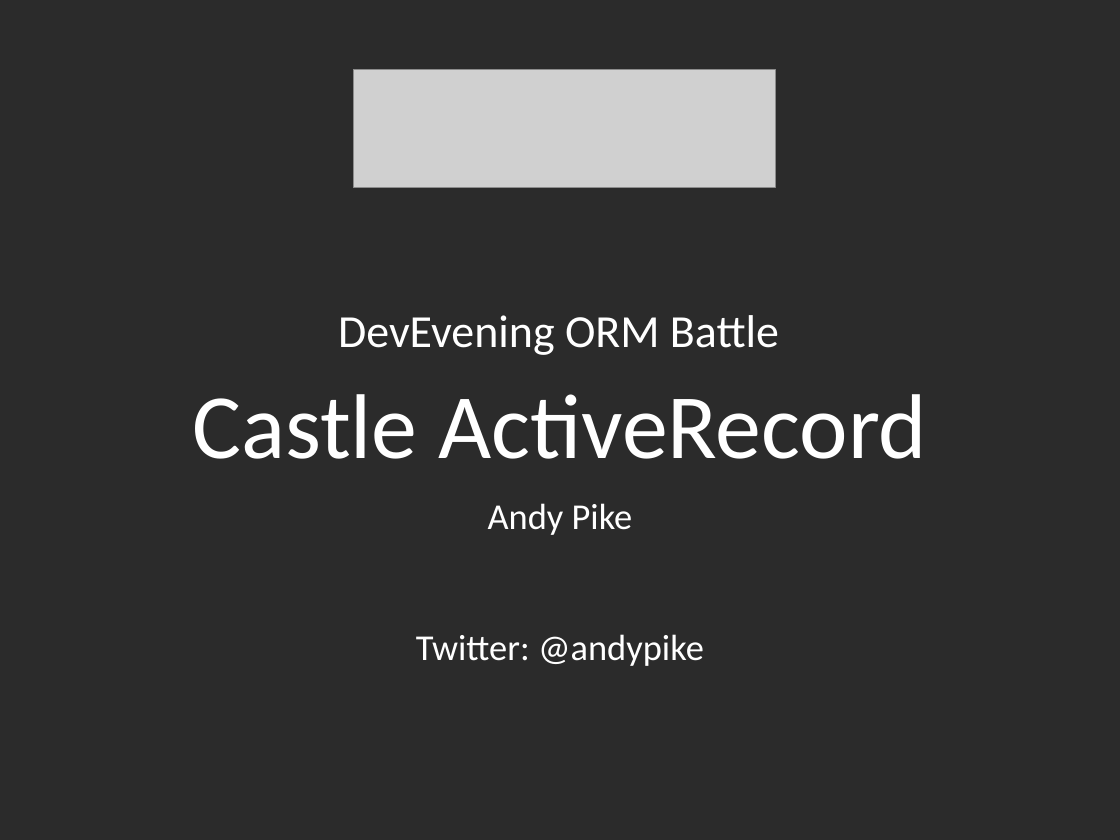
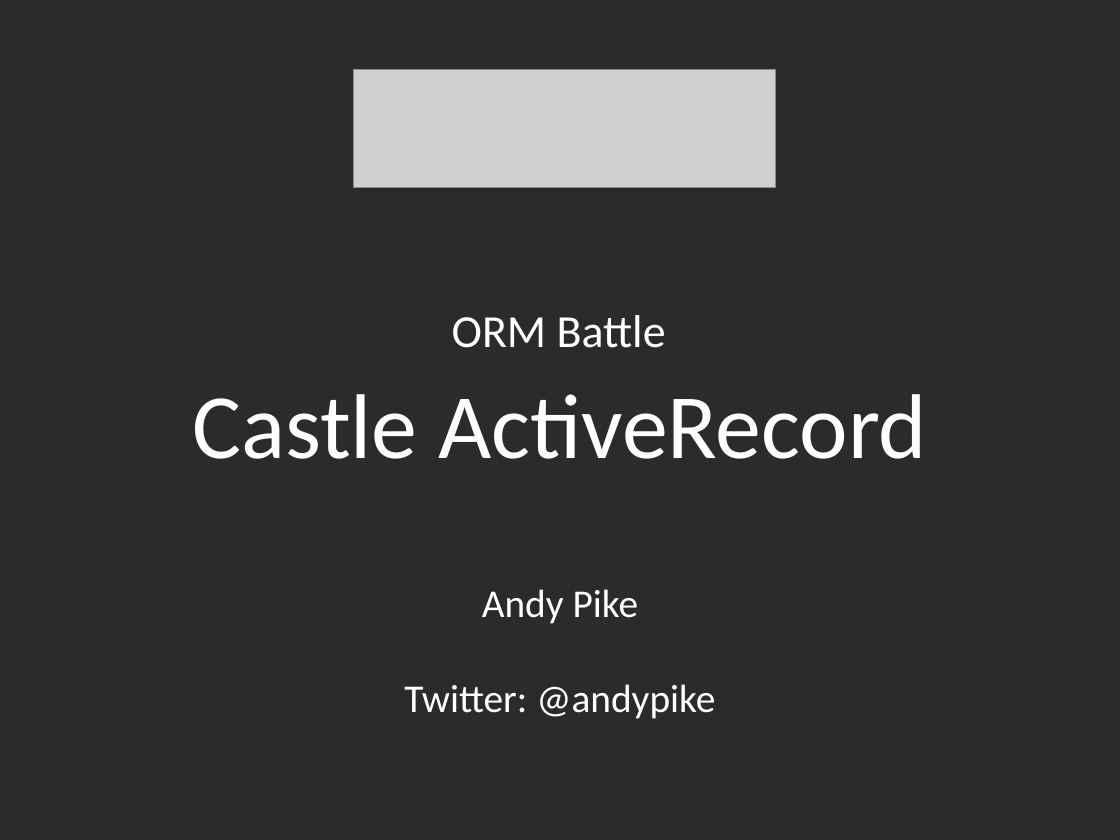
Before and after one commit to andypike/Talks, a slide deck: slide 1 of ORMBattle-Castle-ActiveRecord/ORMBattle-ActiveRecord.ppt. Drawn at 1120x840 pixels with LibreOffice and Linux fonts; fonts in the diff are those of the drawing; grey boxes stand for pictures; background and template pictures are left out; a plain dark background stands for a picture behind light text. Boxes give left, top, right and bottom in pixels: in the first picture for what was removed or moved away, otherwise in the second. Text is boxed around its words. In the diff, an @@ line names an element or a change of style, - is before the commit and + after.

```diff
--- a/ORMBattle-Castle-ActiveRecord/ORMBattle-ActiveRecord.ppt
+++ b/ORMBattle-Castle-ActiveRecord/ORMBattle-ActiveRecord.ppt
@@ text at (452, 315, 666, 348): text changed @@
-DevEvening ORM Battle
+ORM Battle
@@ text "Andy Pike": place and size @@
-text "Andy Pike" at (416, 503, 704, 666)
+text "Andy Pike" at (404, 589, 715, 719)
@@ text "Andy Pike" at (404, 589, 715, 719): size 33.3 to 36 pt @@
```
Also in this commit, not shown: 2 other slides changed, 1 other file.
